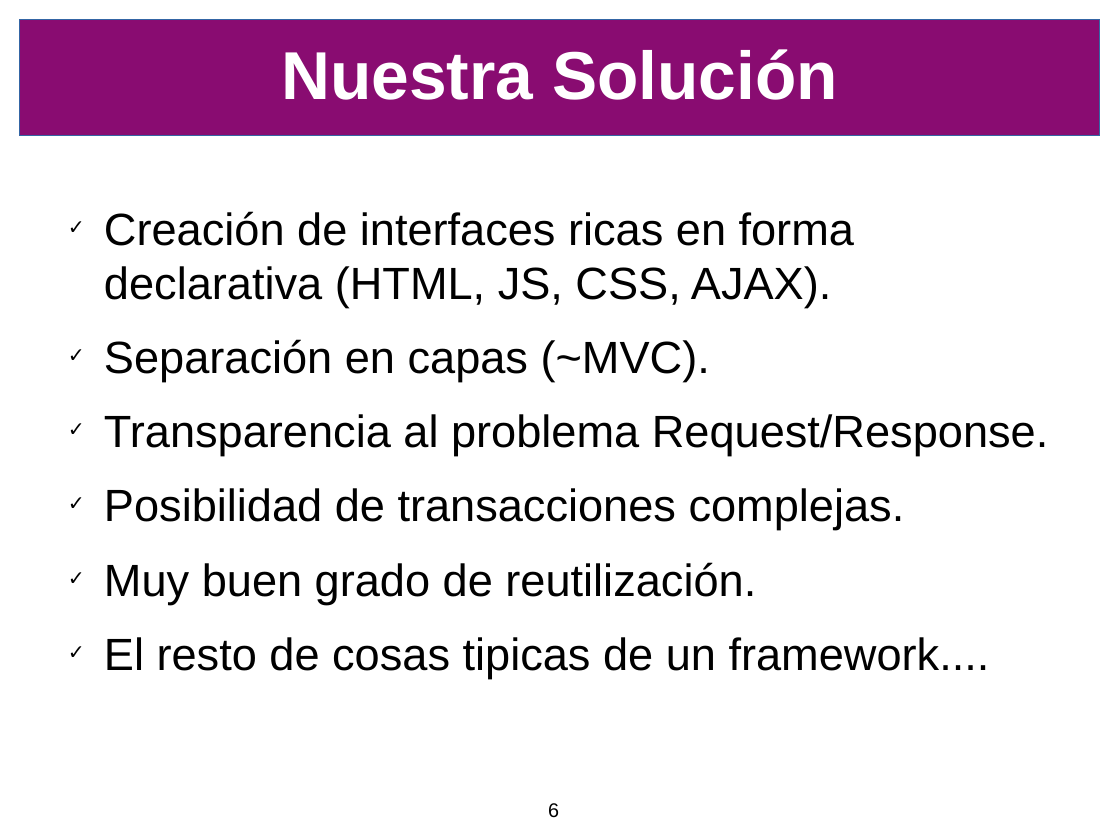
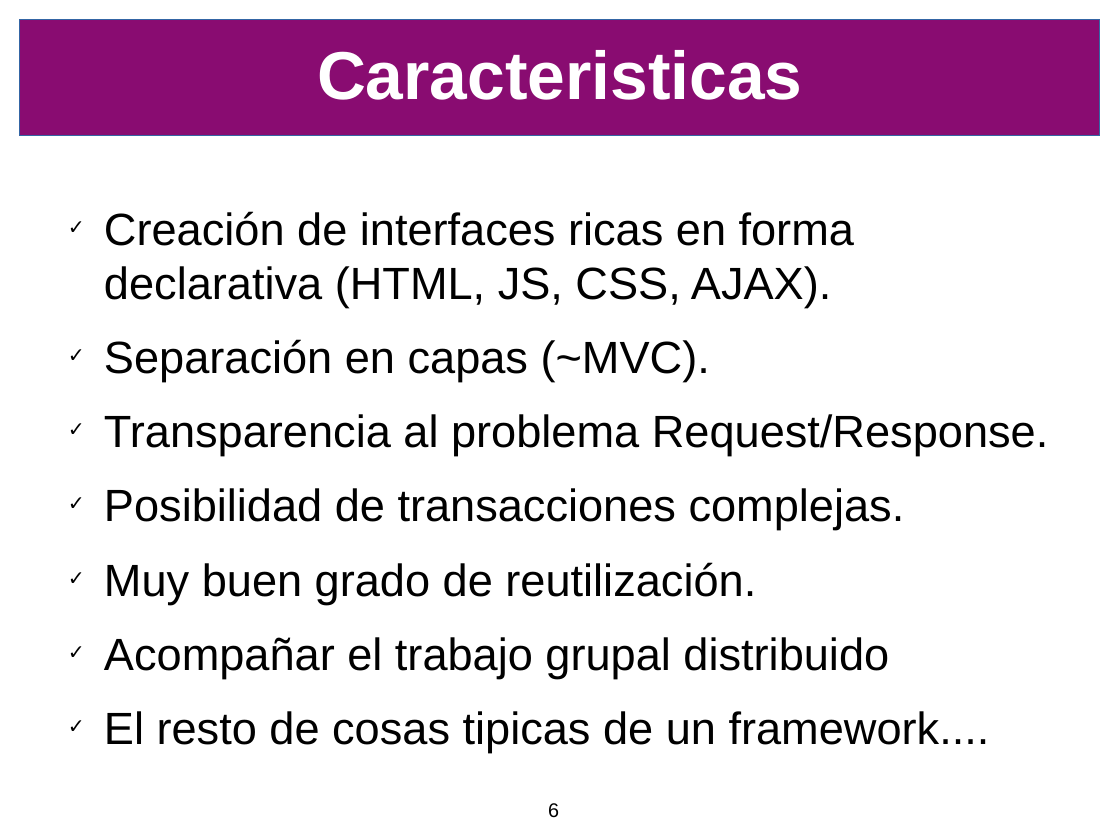
Before and after one commit to SIU-Toba/framework, a slide deck: slide 6 of doc/presentacion/CafeConf2006.odp. Drawn at 1120x840 pixels with LibreOffice and Linux fonts; fonts in the diff are those of the drawing; background and template pictures are left out. Boxes give left, top, right and bottom in pixels: in the first picture for what was removed or moved away, otherwise in the second. Text is boxed around its words. In the diff, an @@ line names an element or a change of style, - is before the commit and + after.

```diff
--- a/doc/presentacion/CafeConf2006.odp
+++ b/doc/presentacion/CafeConf2006.odp
@@ title at (x1=317, y1=50, x2=802, y2=100): text changed @@
-Nuestra Solución
+Caracteristicas
@@ text at (x1=104, y1=637, x2=889, y2=679): paragraph added @@
+✓ Acompañar el trabajo grupal distribuido
```
Also in this commit, not shown: 6 other slides changed.
